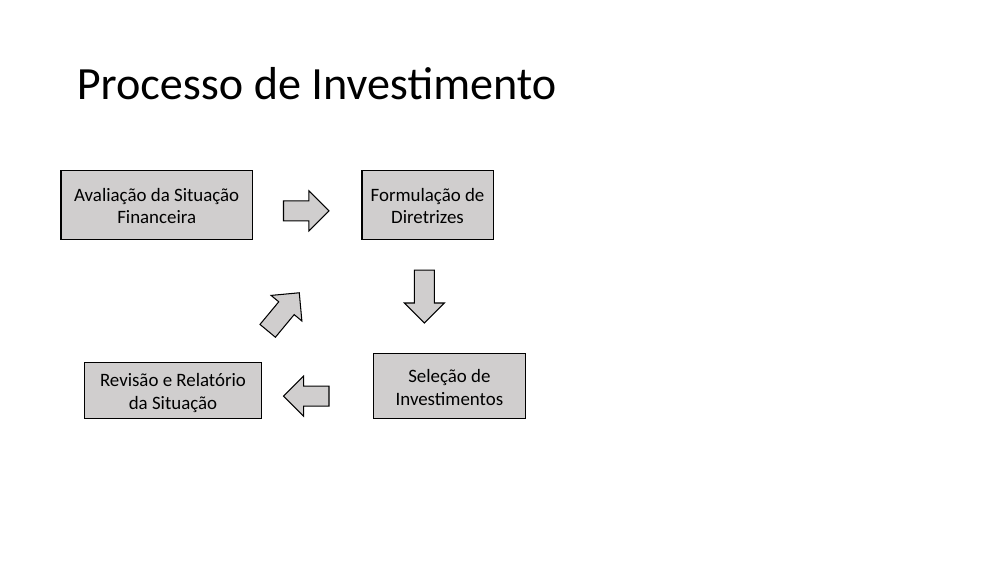
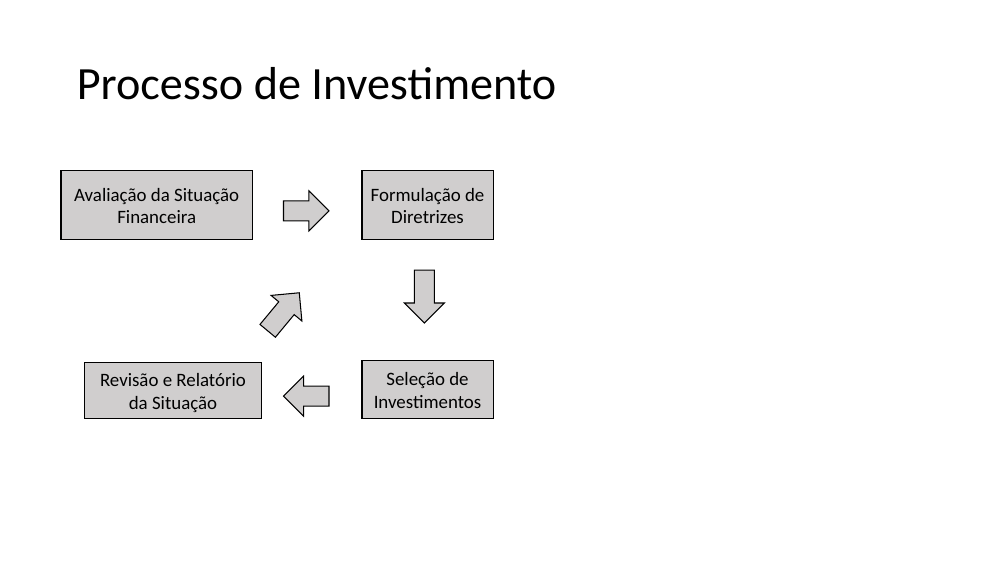
Before and after one commit to Bruno098/Documents, a slide deck: slide 4 of Introdução à Informática - Windows e Office 2023.1.61/Power Point/Ferguson.pptx. Drawn at 1008x567 pixels with LibreOffice and Linux fonts; fonts in the diff are those of the drawing. Boxes give left, top, right and bottom in pixels: in the first picture for what was removed or moved away, otherwise in the second. Text is boxed around its words. In the diff, an @@ line names an element or a change of style, - is before the commit and + after.

```diff
--- a/Introdução à Informática - Windows e Office 2023.1.61/Power Point/Ferguson.pptx
+++ b/Introdução à Informática - Windows e Office 2023.1.61/Power Point/Ferguson.pptx
@@ rectangle "Seleção de Investimentos": place and size @@
-rectangle "Seleção de Investimentos" at [374,354,526,418]
+rectangle "Seleção de Investimentos" at [362,361,493,418]
@@ rectangle "Seleção de Investimentos" at [362,361,493,418]: letter outline none to #000000 0.75 pt @@
```
Also in this commit, not shown: 1 other slide changed, 2 slides added, 6 other files.
